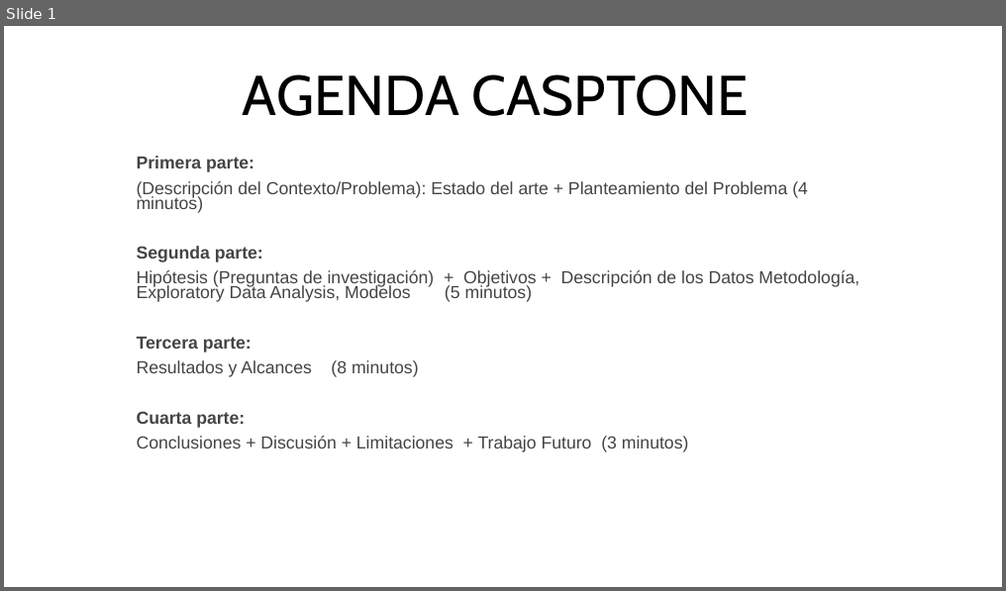
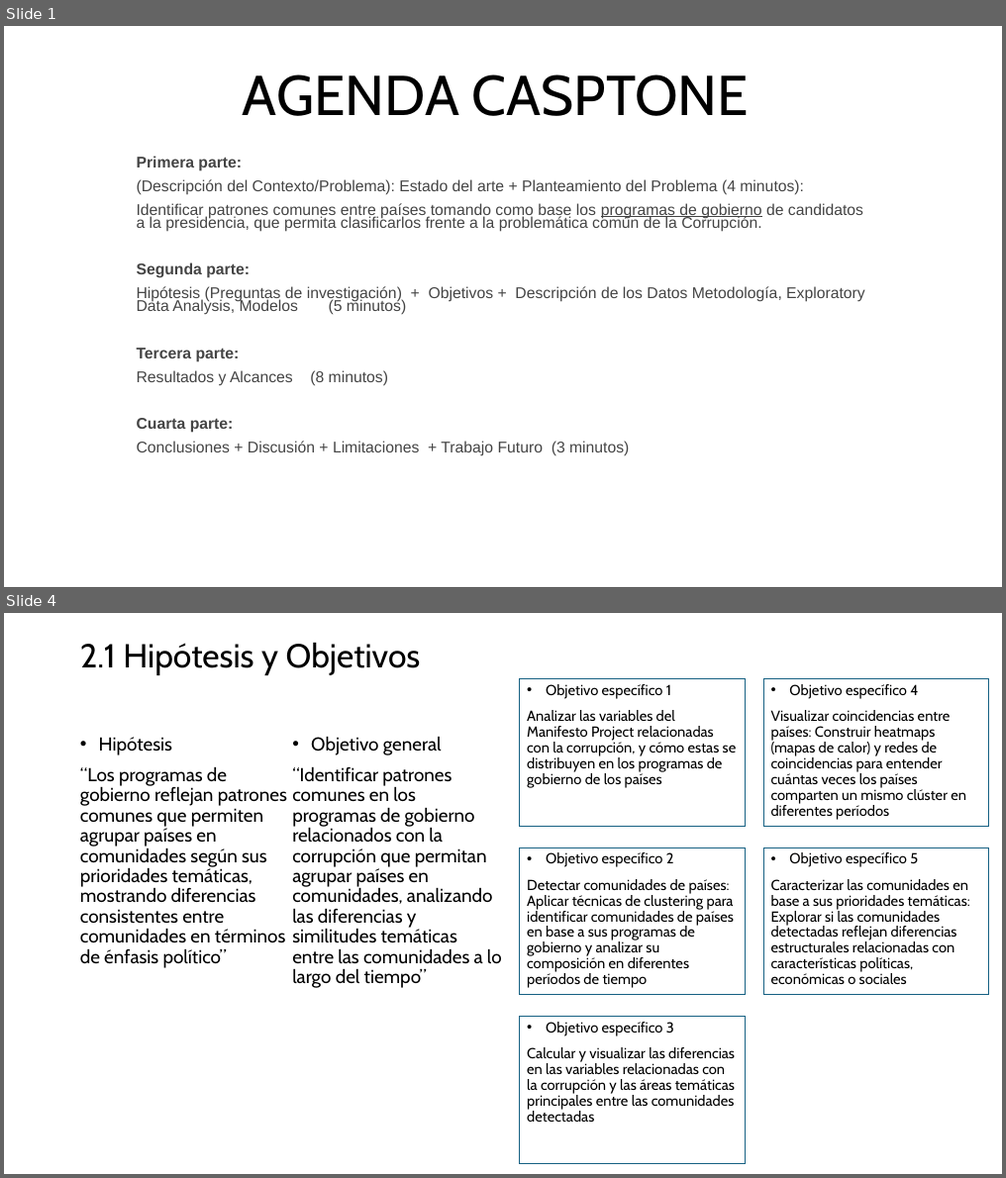
Before and after one commit to MatiasBunsterRaby/Capstone_git, a slide deck: Pres Capstone MBunster.pptx. Shown one above the other, each under a label of ours: slide 1 before the commit, slides 1 and 4 after it; the slides between them are not shown. The pictures are 1006x591 and 1006x1178 pixels, drawn with LibreOffice and Linux fonts; fonts in the diff are those of the drawing. Boxes give left, top, right and bottom in pixels: in the first picture for what was removed or moved away, otherwise in the second. Text is boxed around its words. In the diff, an @@ line names an element or a change of style, - is before the commit and + after.

Commit message:
Trabajo en la ppt final

```diff
--- a/Pres Capstone MBunster.pptx
+++ b/Pres Capstone MBunster.pptx
@@ slide 4 added at <box>4,613,1002,1174</box>, background #FFFFFF @@
@@ title added at <box>80,642,421,675</box>, 32 pt, text #000000 @@
+2.1 Hipótesis y Objetivos
@@ rectangle added at <box>520,679,746,827</box>, outline #156082 0.75 pt, 14 pt, text #000000 @@
+• Objetivo específico 1
+Analizar las variables del Manifesto Project relacionadas con la corrupción, y cómo estas se distribuyen en los programas de gobierno de los países
@@ rectangle added at <box>764,679,989,827</box>, outline #156082 0.75 pt, 14 pt, text #000000 @@
+• Objetivo específico 4
+Visualizar coincidencias entre países: Construir heatmaps (mapas de calor) y redes de coincidencias para entender cuántas veces los países comparten un mismo clúster en diferentes períodos
@@ text added at <box>80,737,287,968</box>, 18 pt, text #000000 @@
+• Hipótesis
+“Los programas de gobierno reflejan patrones comunes que permiten agrupar países en comunidades según sus prioridades temáticas, mostrando diferencias consistentes entre comunidades en términos de énfasis político”
@@ text added at <box>292,736,502,988</box>, 18 pt, text #000000 @@
+• Objetivo general
+“Identificar patrones comunes en los programas de gobierno relacionados con la corrupción que permitan agrupar países en comunidades, analizando las diferencias y similitudes temáticas entre las comunidades a lo largo del tiempo”
@@ rectangle added at <box>520,848,746,995</box>, outline #156082 0.75 pt, 14 pt, text #000000 @@
+• Objetivo específico 2
+Detectar comunidades de países: Aplicar técnicas de clustering para identificar comunidades de países en base a sus programas de gobierno y analizar su composición en diferentes períodos de tiempo
@@ rectangle added at <box>764,848,989,995</box>, outline #156082 0.75 pt, 14 pt, text #000000 @@
+• Objetivo específico 5
+Caracterizar las comunidades en base a sus prioridades temáticas: Explorar si las comunidades detectadas reflejan diferencias estructurales relacionadas con características políticas, económicas o sociales
@@ rectangle added at <box>520,1017,746,1164</box>, outline #156082 0.75 pt, 14 pt, text #000000 @@
+• Objetivo específico 3
+Calcular y visualizar las diferencias en las variables relacionadas con la corrupción y las áreas temáticas principales entre las comunidades detectadas
@@ slide 1 changed as well @@
@@ subtitle at <box>137,156,865,457</box>: size 16.8 to 15 pt in "Primera parte:", "Segunda parte:", "Hipótesis (Preguntas de investigación) + Objetivos + ...", "Tercera parte:" and 3 more places @@
@@ subtitle at <box>137,179,863,232</box>: text changed; size 16.8 to 15 pt @@
-(Descripción del Contexto/Problema): Estado del arte + Planteamiento del Problema (4 minutos)
+(Descripción del Contexto/Problema): Estado del arte + Planteamiento del Problema (4 minutos):
+Identificar patrones comunes entre países tomando como base los programas de gobierno de candidatos a la presidencia, que permita clasificarlos frente a la problemática común de la Corrupción.
```
Also in this commit, not shown: 6 other slides added, 6 other files.
